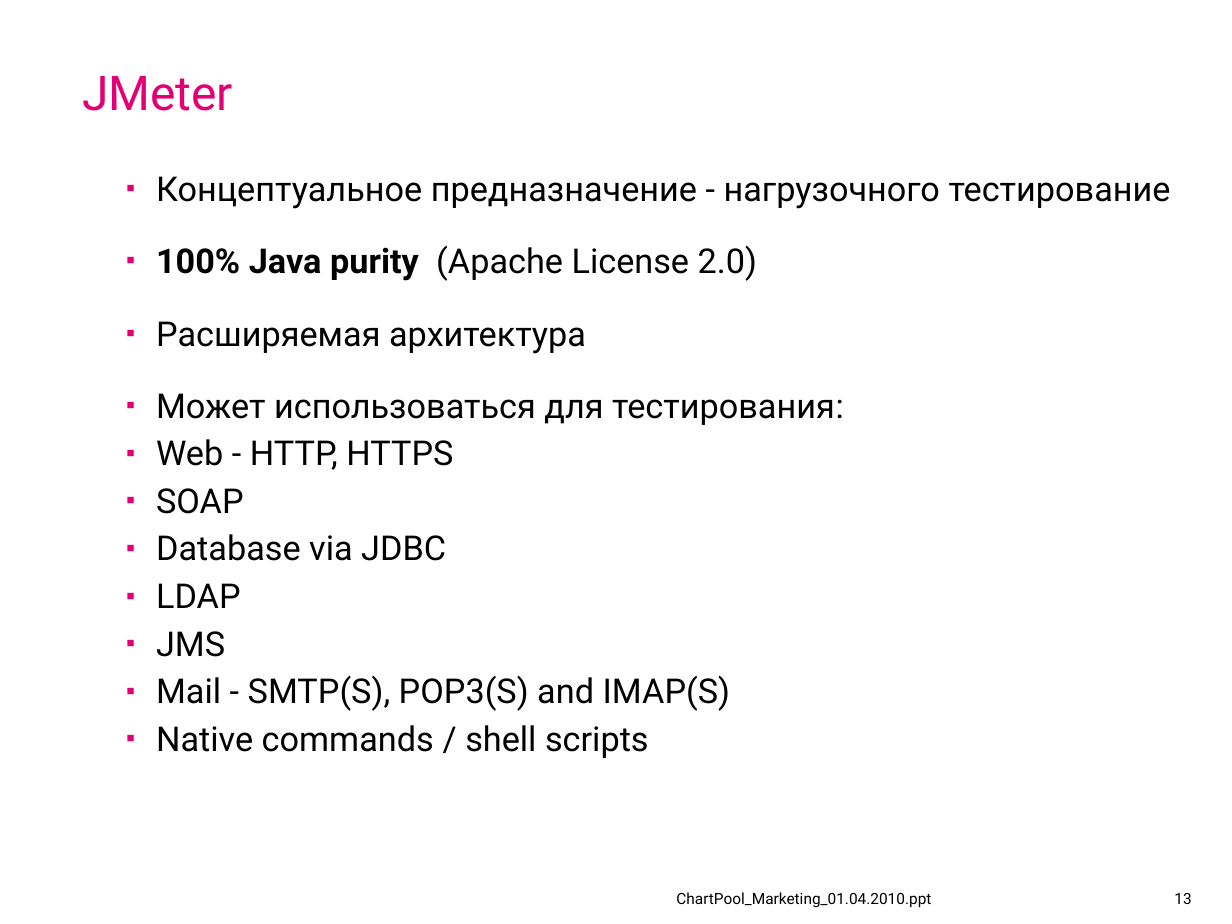
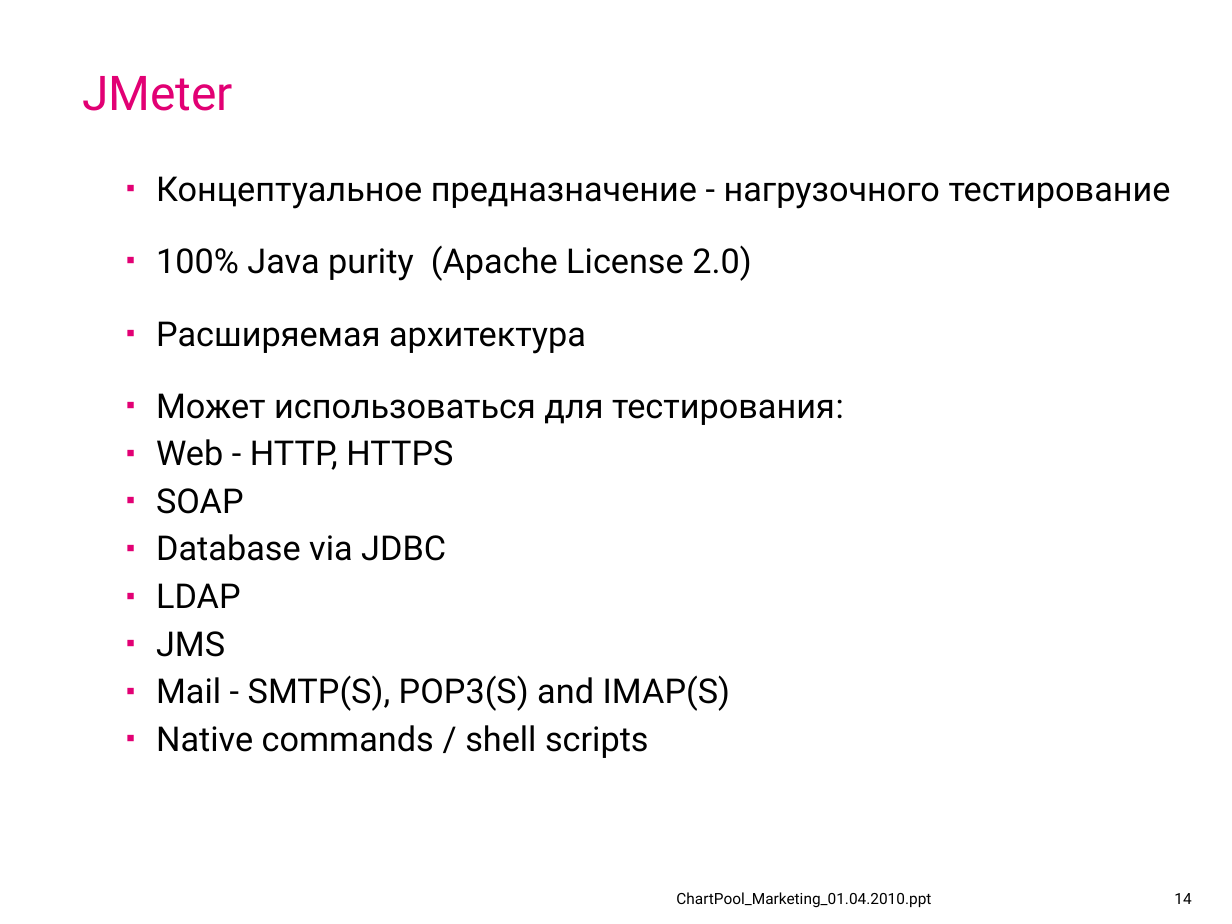
Before and after one commit to IvanCS/JMeterAvtoTestingDemo, a slide deck: slide 14 of documents/presentation.ppt (slide 13 before the commit). Drawn at 1232x924 pixels with LibreOffice and Linux fonts; fonts in the diff are those of the drawing; background and template pictures are left out. Boxes give left, top, right and bottom in pixels: in the first picture for what was removed or moved away, otherwise in the second. Text is boxed around its words. In the diff, an @@ line names an element or a change of style, - is before the commit and + after.

Commit message:
update ppt

```diff
--- a/documents/presentation.ppt
+++ b/documents/presentation.ppt
@@ text at [156,245,751,281]: bold off in "100% Java purity" @@
@@ page number at [1174,893,1191,904]: text changed @@
-13
+14
```
Also in this commit, not shown: 8 other slides changed, 12 slides added, 26 other files.
